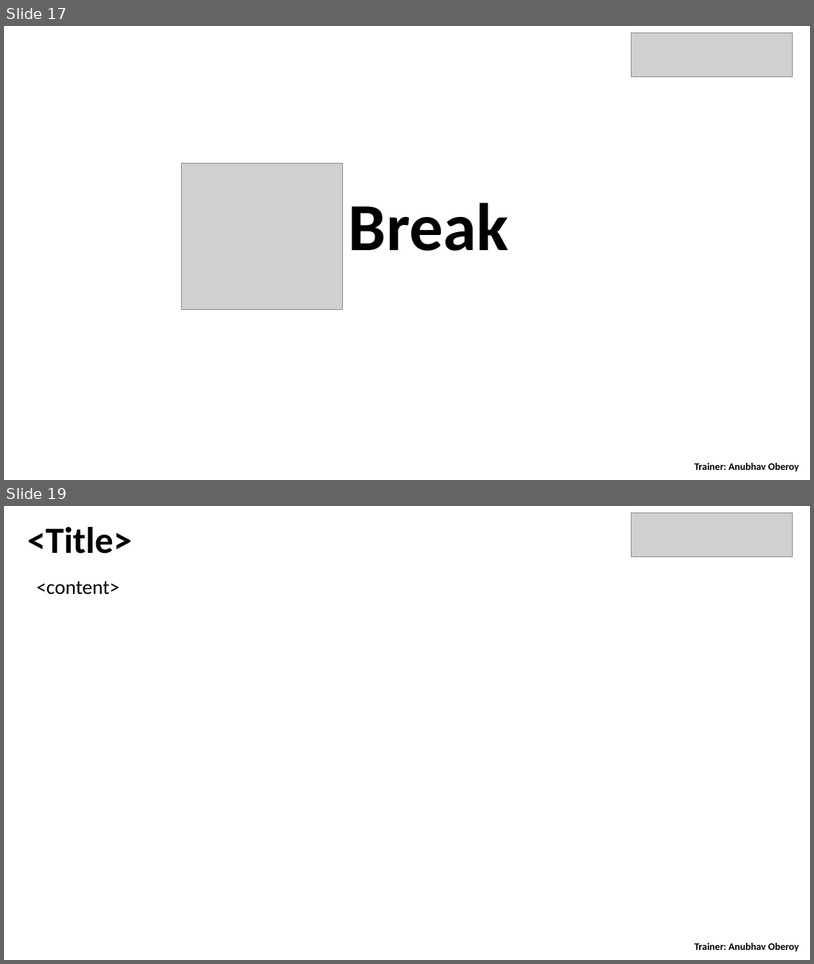
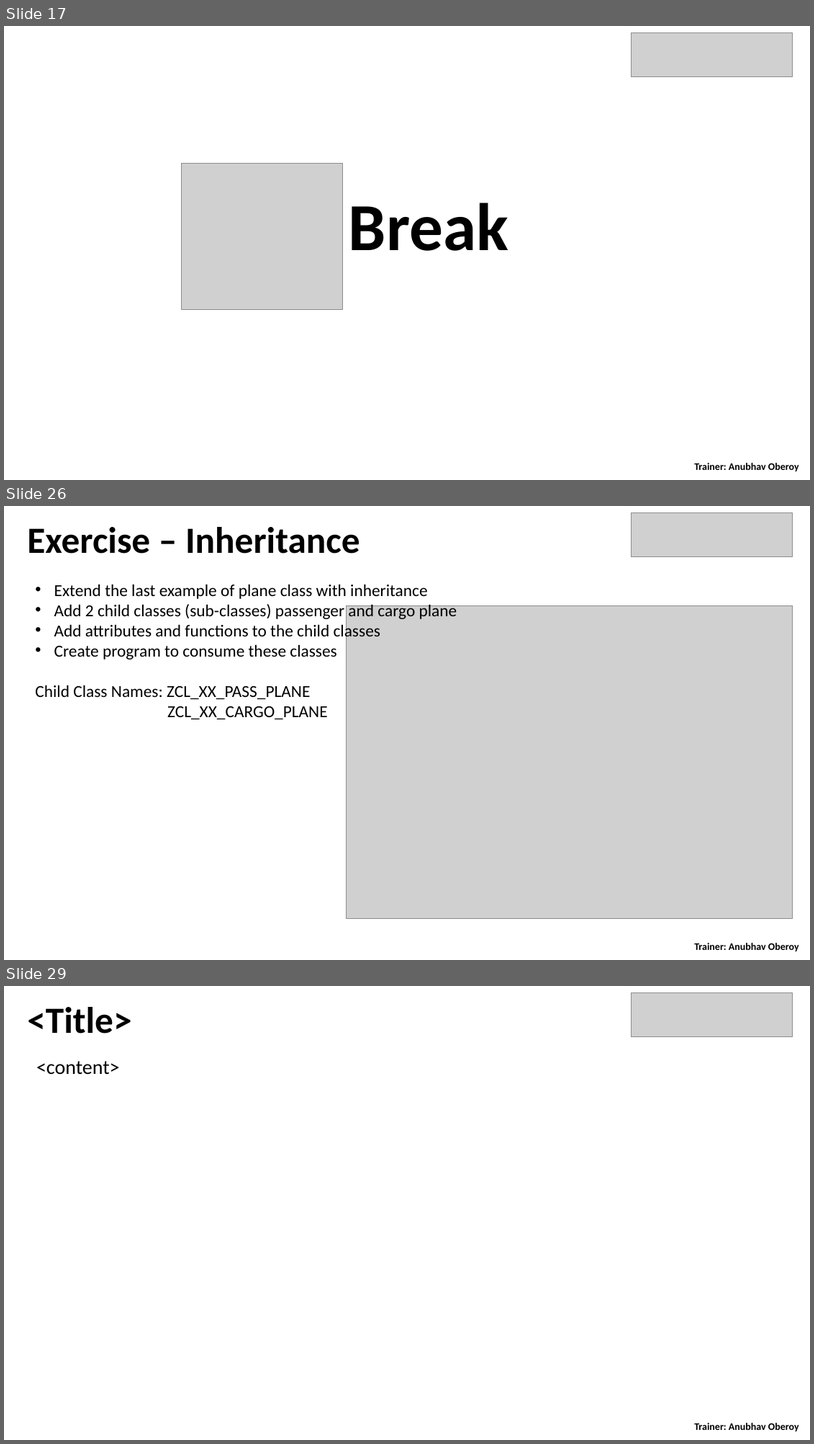
Before and after one commit to Grayser93/S4D400_Introduction_to_ABAP_on_S4HANA, a slide deck: day 4/S4D400 - Day 4.pptx. Shown one above the other, each under a label of ours: slides 17 and 19 before the commit, slides 17, 26 and 29 after it; the slides between them are not shown. The pictures are 814x964 and 814x1444 pixels, drawn with LibreOffice and Linux fonts; fonts in the diff are those of the drawing; grey boxes stand for pictures. Boxes give left, top, right and bottom in pixels: in the first picture for what was removed or moved away, otherwise in the second. Text is boxed around its words. In the diff, an @@ line names an element or a change of style, - is before the commit and + after.

Commit message:
S4D400 ABAP programming on S/4HANA

```diff
--- a/day 4/S4D400 - Day 4.pptx
+++ b/day 4/S4D400 - Day 4.pptx
@@ slide 26 added at bbox=[4, 506, 810, 960], background #FFFFFF @@
@@ text added at bbox=[27, 527, 360, 554], 44 pt, text #000000, bold @@
+Exercise – Inheritance
@@ picture added at bbox=[631, 513, 793, 557] @@
@@ text added at bbox=[35, 584, 458, 719], 20 pt, text #000000 @@
+• Extend the last example of plane class with inheritance
+• Add 2 child classes (sub-classes) passenger and cargo plane
+• Add attributes and functions to the child classes
+• Create program to consume these classes
+Child Class Names: ZCL_XX_PASS_PLANE
+ZCL_XX_CARGO_PLANE
@@ picture added at bbox=[347, 605, 793, 918] @@
@@ text added at bbox=[694, 942, 800, 952], 12 pt, text #000000, bold @@
+Trainer: Anubhav Oberoy
@@ what was slide 19 is now slide 29 @@
```
Also in this commit, not shown: 11 slides changed, 11 slides removed, 6 other files.
